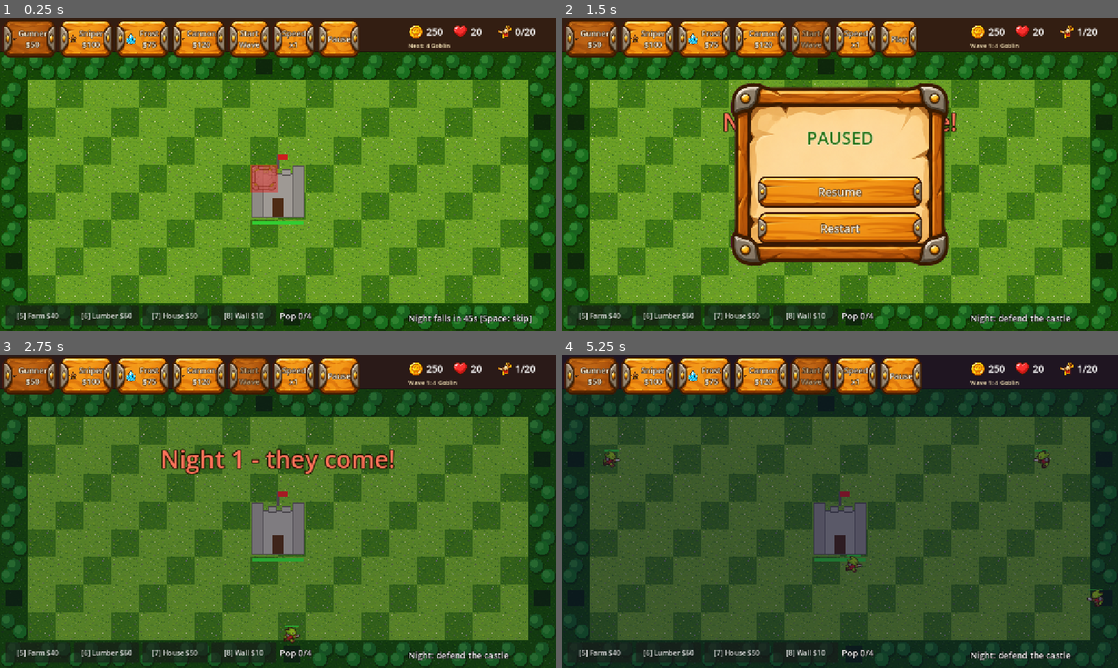
Above: before the commit, frames 1-4 (two rows, left to right).
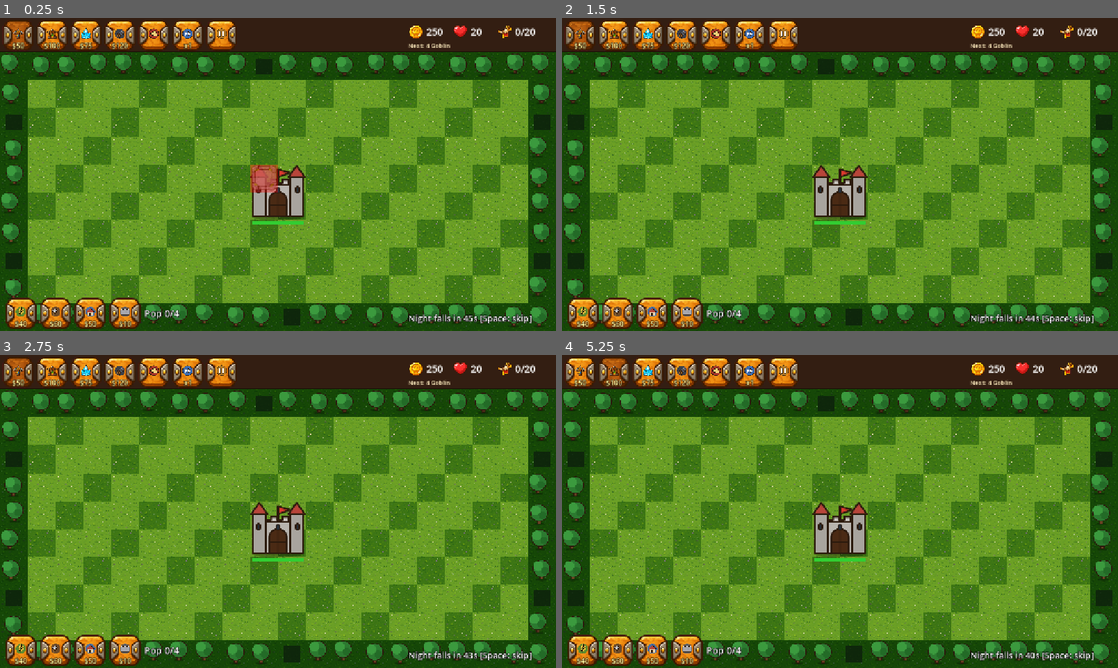
Above: after the commit, the same moments.

Repository: Sosakpanha/Tower-defence
Game: Godot game, scene res://main.tscn
The game is run twice, just before and just after one commit, with the same random seed, the same clock (stepped at 60 frames per second) and the same inputs.
Inputs (mouse positions are in pixels of both pictures, inside the frame that each line leads up to):
- Up to frame 1 (0.25 s): no input
- Up to frame 2 (1.5 s): click (901, 39) at 0.5 s, where only the run before the commit has a clickable "Pause"; click (812, 39) at 1.25 s, where only the run before the commit has a clickable "Start Wave"
- Up to frame 3 (2.75 s): click (339, 376) at 2 s, where only the run before the commit has a clickable "Play"
- Up to frame 4 (5.25 s): click (589, 376) at 2.75 s, where only the run before the commit has a clickable "Gunner $50"; click (578, 373) at 3.5 s, where only the run after the commit has a clickable "$50"; click (645, 376) at 4.25 s, where only the run before the commit has a clickable "Sniper $100"; click (612, 373) at 5 s, where only the run after the commit has a clickable "$100"

The runs differ from the first frame. In frame 1, 18% of the frame differs, in the area x 0-100%, y 1-100%; in frame 2, 38%; in frame 3, 63%; in frame 4, 92%, in the area x 0-100%, y 0-100%.

Commit message:
Icon-only buttons with hover tooltips; SVG art for castle, buildings, trees, icons; remove stale worktrees
Co-Authored-By: Claude Sonnet 5.5 <noreply@anthropic.com>

Diff:
--- /dev/null
+++ b/assets/art/castle.svg
@@ -0,0 +1,9 @@
+<svg xmlns="http://www.w3.org/2000/svg" width="128" height="128" viewBox="0 0 128 128"><g stroke="#2b1a0d" stroke-width="4" stroke-linejoin="round" stroke-linecap="round"><ellipse cx="64" cy="122" rx="58" ry="8" fill="#000" opacity=".28" stroke="none"/>
+<rect x="22" y="48" width="84" height="72" fill="#b8b4ae"/>
+<path d="M22 48V36h14v8h12v-8h14v8h12v-8h14v8h12v-8h6v12z" fill="#c9c5bf"/>
+<rect x="6" y="28" width="30" height="92" fill="#a8a49e"/><rect x="92" y="28" width="30" height="92" fill="#a8a49e"/>
+<path d="M2 30 21 4 40 30zM88 30 107 4 126 30z" fill="#b8453a"/>
+<path d="M64 48V12" stroke-width="4"/><path d="M64 12 92 20 64 30z" fill="#d93a2e"/>
+<path d="M44 120V84a20 20 0 0 1 40 0v36z" fill="#4a2a14"/><path d="M64 66v54M44 94h40" stroke-width="2"/>
+<rect x="15" y="52" width="8" height="14" rx="4" fill="#26303a"/><rect x="105" y="52" width="8" height="14" rx="4" fill="#26303a"/>
+<rect x="60" y="54" width="8" height="12" rx="4" fill="#26303a" stroke-width="2"/></g></svg>
--- /dev/null
+++ b/assets/art/farm.svg
@@ -0,0 +1,6 @@
+<svg xmlns="http://www.w3.org/2000/svg" width="128" height="128" viewBox="0 0 128 128"><g stroke="#2b1a0d" stroke-width="4" stroke-linejoin="round" stroke-linecap="round"><ellipse cx="64" cy="114" rx="44" ry="8" fill="#000" opacity=".28" stroke="none"/>
+<rect x="12" y="30" width="104" height="80" rx="8" fill="#8a5a2b"/>
+<g stroke="none"><rect x="18" y="36" width="92" height="14" fill="#e3c34a"/><rect x="18" y="54" width="92" height="14" fill="#c9a83a"/>
+<rect x="18" y="72" width="92" height="14" fill="#e3c34a"/><rect x="18" y="90" width="92" height="14" fill="#c9a83a"/></g>
+<g stroke-width="3" fill="none" stroke="#8c6d1c"><path d="M30 38v10M50 38v10M70 38v10M90 38v10M40 56v10M60 56v10M80 56v10M100 56v10M30 74v10M50 74v10M70 74v10M90 74v10"/></g>
+<circle cx="100" cy="30" r="0"/></g></svg>
--- /dev/null
+++ b/assets/art/house.svg
@@ -0,0 +1,6 @@
+<svg xmlns="http://www.w3.org/2000/svg" width="128" height="128" viewBox="0 0 128 128"><g stroke="#2b1a0d" stroke-width="4" stroke-linejoin="round" stroke-linecap="round"><ellipse cx="64" cy="114" rx="44" ry="8" fill="#000" opacity=".28" stroke="none"/>
+<rect x="18" y="52" width="92" height="58" rx="4" fill="#e8d4b0"/>
+<path d="M8 58 64 12 120 58z" fill="#b8453a"/><path d="M24 58 64 24 104 58" fill="none" stroke="#d6685b" stroke-width="3"/>
+<rect x="54" y="74" width="22" height="36" rx="3" fill="#5a3418"/>
+<rect x="26" y="68" width="18" height="18" fill="#9fd4ee"/><rect x="84" y="68" width="18" height="18" fill="#9fd4ee"/>
+<rect x="88" y="22" width="12" height="22" fill="#8a8a8a"/></g></svg>
--- /dev/null
+++ b/assets/art/icon_cannon.svg
@@ -0,0 +1,4 @@
+<svg xmlns="http://www.w3.org/2000/svg" width="128" height="128" viewBox="0 0 128 128"><g stroke="#2b1a0d" stroke-width="4" stroke-linejoin="round" stroke-linecap="round"><circle cx="64" cy="64" r="52" fill="#3a3f4a" stroke="none"/>
+<g transform="rotate(-35 64 70)"><rect x="30" y="52" width="70" height="32" rx="8" fill="#5b616e"/><rect x="88" y="48" width="18" height="40" rx="5" fill="#7a808d"/></g>
+<circle cx="52" cy="86" r="20" fill="#8a5a2b"/><circle cx="52" cy="86" r="7" fill="#c89a5c"/>
+<circle cx="104" cy="30" r="9" fill="#ff8a2a" stroke="none"/></g></svg>
--- /dev/null
+++ b/assets/art/icon_farm.svg
@@ -0,0 +1,3 @@
+<svg xmlns="http://www.w3.org/2000/svg" width="128" height="128" viewBox="0 0 128 128"><g stroke="#2b1a0d" stroke-width="4" stroke-linejoin="round" stroke-linecap="round"><circle cx="64" cy="64" r="52" fill="#5e8a2e" stroke="none"/>
+<path d="M64 108V40" stroke-width="5"/><g fill="#e8c640"><ellipse cx="50" cy="46" rx="9" ry="16" transform="rotate(-25 50 46)"/><ellipse cx="78" cy="46" rx="9" ry="16" transform="rotate(25 78 46)"/>
+<ellipse cx="50" cy="72" rx="9" ry="16" transform="rotate(-25 50 72)"/><ellipse cx="78" cy="72" rx="9" ry="16" transform="rotate(25 78 72)"/><ellipse cx="64" cy="26" rx="9" ry="16"/></g></g></svg>
--- /dev/null
+++ b/assets/art/icon_horn.svg
@@ -0,0 +1 @@
+<svg xmlns="http://www.w3.org/2000/svg" width="128" height="128" viewBox="0 0 128 128"><g stroke="#2b1a0d" stroke-width="4" stroke-linejoin="round" stroke-linecap="round"><circle cx="64" cy="64" r="52" fill="#a8342a"/><path d="M30 56 84 30 98 90 30 76z" fill="#f2d27a"/><path d="M98 44l14-8M100 62h16M98 80l14 8" fill="none" stroke-width="4"/></g></svg>
--- /dev/null
+++ b/assets/art/icon_house.svg
@@ -0,0 +1,2 @@
+<svg xmlns="http://www.w3.org/2000/svg" width="128" height="128" viewBox="0 0 128 128"><g stroke="#2b1a0d" stroke-width="4" stroke-linejoin="round" stroke-linecap="round"><circle cx="64" cy="64" r="52" fill="#4a6fa5" stroke="none"/>
+<rect x="30" y="62" width="68" height="40" fill="#e8d4b0"/><path d="M20 66 64 26 108 66z" fill="#b8453a"/><rect x="54" y="78" width="20" height="24" fill="#5a3418"/></g></svg>
--- /dev/null
+++ b/assets/art/icon_lumber.svg
@@ -0,0 +1,3 @@
+<svg xmlns="http://www.w3.org/2000/svg" width="128" height="128" viewBox="0 0 128 128"><g stroke="#2b1a0d" stroke-width="4" stroke-linejoin="round" stroke-linecap="round"><circle cx="64" cy="64" r="52" fill="#6b4a2a" stroke="none"/>
+<rect x="56" y="30" width="16" height="74" rx="4" fill="#a0713c" transform="rotate(35 64 64)"/>
+<path d="M30 40 70 36 82 62 40 70z" fill="#c8ccd2" transform="rotate(-20 56 52)"/></g></svg>
--- /dev/null
+++ b/assets/art/icon_pause.svg
@@ -0,0 +1 @@
+<svg xmlns="http://www.w3.org/2000/svg" width="128" height="128" viewBox="0 0 128 128"><g stroke="#2b1a0d" stroke-width="4" stroke-linejoin="round" stroke-linecap="round"><circle cx="64" cy="64" r="52" fill="#b07a2a"/><rect x="40" y="36" width="16" height="56" rx="3" fill="#fff"/><rect x="72" y="36" width="16" height="56" rx="3" fill="#fff"/></g></svg>
--- /dev/null
+++ b/assets/art/icon_play.svg
@@ -0,0 +1 @@
+<svg xmlns="http://www.w3.org/2000/svg" width="128" height="128" viewBox="0 0 128 128"><g stroke="#2b1a0d" stroke-width="4" stroke-linejoin="round" stroke-linecap="round"><circle cx="64" cy="64" r="52" fill="#3a8a4a"/><path d="M50 36 94 64 50 92z" fill="#fff"/></g></svg>
--- /dev/null
+++ b/assets/art/icon_speed.svg
@@ -0,0 +1 @@
+<svg xmlns="http://www.w3.org/2000/svg" width="128" height="128" viewBox="0 0 128 128"><g stroke="#2b1a0d" stroke-width="4" stroke-linejoin="round" stroke-linecap="round"><circle cx="64" cy="64" r="52" fill="#3a6ab0"/><path d="M32 38 62 64 32 90zM64 38 94 64 64 90z" fill="#fff"/></g></svg>
--- /dev/null
+++ b/assets/art/icon_wall.svg
@@ -0,0 +1,3 @@
+<svg xmlns="http://www.w3.org/2000/svg" width="128" height="128" viewBox="0 0 128 128"><g stroke="#2b1a0d" stroke-width="4" stroke-linejoin="round" stroke-linecap="round"><circle cx="64" cy="64" r="52" fill="#6b6b72" stroke="none"/>
+<rect x="24" y="40" width="80" height="54" fill="#a8a8ae"/><path d="M24 40V28h16v12M56 40V28h16v12M88 40V28h16v12" fill="#c4c4ca"/>
+<path d="M24 58h80M24 76h80M50 40v18M78 58v18M44 76v18" fill="none" stroke-width="3"/></g></svg>
--- /dev/null
+++ b/assets/art/lumber.svg
@@ -0,0 +1,6 @@
+<svg xmlns="http://www.w3.org/2000/svg" width="128" height="128" viewBox="0 0 128 128"><g stroke="#2b1a0d" stroke-width="4" stroke-linejoin="round" stroke-linecap="round"><ellipse cx="64" cy="114" rx="44" ry="8" fill="#000" opacity=".28" stroke="none"/>
+<rect x="14" y="52" width="100" height="58" rx="6" fill="#9a6a38"/>
+<path d="M6 56 64 14 122 56z" fill="#6b3f22"/><path d="M26 56 64 26 102 56" fill="none" stroke="#8d5a33" stroke-width="3"/>
+<rect x="52" y="76" width="24" height="34" fill="#4a2a14"/>
+<g fill="#d9a35c"><circle cx="26" cy="100" r="9"/><circle cx="102" cy="100" r="9"/><circle cx="102" cy="82" r="9"/></g>
+<g fill="#f0c98a" stroke-width="2"><circle cx="26" cy="100" r="4"/><circle cx="102" cy="100" r="4"/><circle cx="102" cy="82" r="4"/></g></g></svg>
--- /dev/null
+++ b/assets/art/tree.svg
@@ -0,0 +1,3 @@
+<svg xmlns="http://www.w3.org/2000/svg" width="128" height="128" viewBox="0 0 128 128"><g stroke="#2b1a0d" stroke-width="4" stroke-linejoin="round" stroke-linecap="round"><ellipse cx="64" cy="116" rx="30" ry="7" fill="#000" opacity=".25" stroke="none"/>
+<rect x="56" y="82" width="16" height="32" fill="#6b4423"/>
+<circle cx="64" cy="58" r="44" fill="#2c7a30"/><circle cx="46" cy="44" r="26" fill="#3b9a3e" stroke="none"/><circle cx="82" cy="70" r="20" fill="#236b27" stroke="none"/></g></svg>
--- /dev/null
+++ b/assets/art/wall.svg
@@ -0,0 +1,4 @@
+<svg xmlns="http://www.w3.org/2000/svg" width="128" height="128" viewBox="0 0 128 128"><g stroke="#2b1a0d" stroke-width="4" stroke-linejoin="round" stroke-linecap="round"><ellipse cx="64" cy="114" rx="46" ry="8" fill="#000" opacity=".28" stroke="none"/>
+<rect x="8" y="30" width="112" height="80" rx="4" fill="#9a9a9e"/>
+<path d="M8 50h112M8 70h112M8 90h112M36 30v20M72 30v20M100 50v20M30 70v20M66 70v20M92 90v20M44 90v20" fill="none" stroke-width="3" stroke="#5d5d62"/>
+<path d="M8 30V18h20v12M54 30V18h20v12M100 30V18h20v12" fill="#b4b4b8"/></g></svg>
--- a/tools/screenshot_test.gd
+++ b/tools/screenshot_test.gd
@@ -44,7 +44,7 @@
 			m.upgrade_selected(); m.upgrade_selected(); m.upgrade_selected()  # 3rd refused: max level
 			print("UPGRADE level=", m.towers[Vector2i(3, 1)].level, " spent_gold=", g - m.gold, " btn=", m.hud.upgrade_btn.text, " sell=", m.hud.sell_btn.text)
 			m.cycle_speed()
-			print("SPEED ", Engine.time_scale, " ", m.hud.speed_button.text)
+			print("SPEED ", Engine.time_scale, " ", m.hud.speed_button.caption.text)
 			wait = 4; step = 1
 		1:
 			shot("01_upgrade_panel")
--- a/ui/build_menu.gd
+++ b/ui/build_menu.gd
@@ -11,24 +11,22 @@
 
 func _ready() -> void:
 	var bar := HBoxContainer.new()
-	bar.position = Vector2(12, Config.SCREEN.y - 58)
+	bar.position = Vector2(12, Config.SCREEN.y - UiStyle.TOUCH_H - 4)
 	bar.add_theme_constant_override("separation", 8)
 	add_child(bar)
 	var keys := Buildings.TYPES.keys()
 	for i in keys.size():
 		var k: String = keys[i]
 		var t: Dictionary = Buildings.TYPES[k]
-		var b := Button.new()
-		b.text = "[%d] %s $%d" % [i + 1 + Tower.TYPES.size(), t.name, t.cost]
-		b.custom_minimum_size = Vector2(150, 46)
-		b.focus_mode = Control.FOCUS_NONE
+		var tip := "%s  $%d\n[%d] key" % [t.name, t.cost, i + 1 + Tower.TYPES.size()]
+		var b := IconButton.new().setup(k, tip, "$%d" % t.cost)
 		b.pressed.connect(building_chosen.emit.bind(k))
 		bar.add_child(b)
 		buttons[k] = b
-	pop_label.add_theme_font_size_override("font_size", 20)
+	pop_label.add_theme_font_size_override("font_size", 22)
 	pop_label.add_theme_color_override("font_outline_color", Color.BLACK)
 	pop_label.add_theme_constant_override("outline_size", 5)
-	pop_label.custom_minimum_size = Vector2(120, 46)
+	pop_label.custom_minimum_size = Vector2(120, UiStyle.TOUCH_H)
 	pop_label.vertical_alignment = VERTICAL_ALIGNMENT_CENTER
 	bar.add_child(pop_label)
 
@@ -40,4 +38,6 @@
 ## `kind` = building type being placed, or "" when a tower is selected.
 func highlight(kind: String) -> void:
 	for k in buttons:
-		(buttons[k] as Button).modulate = Color(1.0, 1.0, 0.5) if k == kind else Color.WHITE
+		var st := UiStyle.pressed() if k == kind else UiStyle.normal()
+		(buttons[k] as Button).add_theme_stylebox_override("normal", st)
+		(buttons[k] as Button).add_theme_stylebox_override("hover", st)
--- a/ui/hud.gd
+++ b/ui/hud.gd
@@ -12,9 +12,9 @@
 signal restart_pressed
 
 var tower_buttons := {}
-var wave_button := Button.new()
-var speed_button := Button.new()
-var pause_button := Button.new()
+var wave_button := IconButton.new()
+var speed_button := IconButton.new()
+var pause_button := IconButton.new()
 var gold_label := Label.new()
 var lives_label := Label.new()
 var wave_label := Label.new()
@@ -45,7 +45,7 @@
 
 
 func set_speed(multiplier: float) -> void:
-	speed_button.text = "Speed\nx%d" % int(multiplier)
+	speed_button.caption.text = "x%d" % int(multiplier)
 
 
 func set_preview(text: String) -> void:
@@ -87,7 +87,7 @@
 		overlay.show_overlay("PAUSED", true, true)
 	else:
 		overlay.visible = false
-	pause_button.text = "Play" if paused else "Pause"
+	pause_button.icon = IconButton.icon_for("play" if paused else "pause")
 
 
 # ---------------------------------------------------------------- Building the UI
@@ -97,33 +97,21 @@
 	bar.add_theme_constant_override("separation", 6)
 	add_child(bar)
 	var keys := Tower.TYPES.keys()
-	for i in keys.size():
-		var k: String = keys[i]
+	for k in keys:
 		var t: Dictionary = Tower.TYPES[k]
-		var b := Button.new()
-		b.text = "%s\n$%d" % [t.name, t.cost]
-		b.custom_minimum_size = Vector2(124, UiStyle.TOUCH_H)
-		b.icon = load("res://assets/ui/icons/%s.png" % t.get("art", k))
-		b.expand_icon = true
-		b.add_theme_constant_override("icon_max_width", 28)
-		UiStyle.style_button(b)
+		var b := IconButton.new().setup(t.get("art", k) if k != "cannon" else k, "%s  $%d\n[%d] key" % [t.name, t.cost, keys.find(k) + 1], "$%d" % t.cost)
 		b.pressed.connect(tower_chosen.emit.bind(k))
 		bar.add_child(b)
 		tower_buttons[k] = b
-	wave_button.text = "Start\nWave"
-	wave_button.custom_minimum_size = Vector2(96, UiStyle.TOUCH_H)
-	UiStyle.style_button(wave_button)
-	wave_button.pressed.connect(start_wave_pressed.emit)
-	bar.add_child(wave_button)
-	speed_button.custom_minimum_size = Vector2(88, UiStyle.TOUCH_H)
-	UiStyle.style_button(speed_button)
-	speed_button.pressed.connect(speed_pressed.emit)
-	bar.add_child(speed_button)
-	pause_button.text = "Pause"
-	pause_button.custom_minimum_size = Vector2(88, UiStyle.TOUCH_H)
-	UiStyle.style_button(pause_button)
-	pause_button.pressed.connect(pause_pressed.emit)
-	bar.add_child(pause_button)
+	_add_action(bar, wave_button, "horn", "Start wave now [Space]", start_wave_pressed)
+	_add_action(bar, speed_button, "speed", "Game speed [F]", speed_pressed)
+	_add_action(bar, pause_button, "pause", "Pause", pause_pressed)
+
+
+func _add_action(bar: Control, b: IconButton, icon_name: String, tip: String, sig: Signal) -> void:
+	b.setup(icon_name, tip)
+	b.pressed.connect(sig.emit)
+	bar.add_child(b)
 
 
 func _build_stats() -> void:
--- /dev/null
+++ b/ui/icon_button.gd
@@ -0,0 +1,34 @@
+## Square icon-only button: icon, optional small caption (cost), name shown as a hover tooltip.
+class_name IconButton
+extends Button
+
+var caption := Label.new()
+
+
+## `icon_name` is looked up as assets/art/icon_<name>.svg, then assets/ui/icons/<name>.png.
+static func icon_for(icon_name: String) -> Texture2D:
+	var svg := "res://assets/art/icon_%s.svg" % icon_name
+	return load(svg if ResourceLoader.exists(svg) else "res://assets/ui/icons/%s.png" % icon_name)
+
+
+func setup(icon_name: String, tip: String, cost_text := "") -> IconButton:
+	icon = icon_for(icon_name)
+	expand_icon = true
+	icon_alignment = HORIZONTAL_ALIGNMENT_CENTER
+	vertical_icon_alignment = VERTICAL_ALIGNMENT_TOP
+	tooltip_text = tip
+	custom_minimum_size = Vector2(UiStyle.TOUCH_H, UiStyle.TOUCH_H)
+	UiStyle.style_button(self)
+	add_theme_constant_override("icon_max_width", 44)
+	caption.set_anchors_and_offsets_preset(Control.PRESET_BOTTOM_WIDE)
+	caption.offset_top = -24
+	caption.offset_bottom = -2
+	caption.horizontal_alignment = HORIZONTAL_ALIGNMENT_CENTER
+	caption.mouse_filter = Control.MOUSE_FILTER_IGNORE
+	caption.add_theme_font_size_override("font_size", 16)
+	caption.add_theme_color_override("font_color", Color(1, 0.95, 0.6))
+	caption.add_theme_color_override("font_outline_color", Color(0.15, 0.08, 0.02))
+	caption.add_theme_constant_override("outline_size", 5)
+	caption.text = cost_text
+	add_child(caption)
+	return self
--- a/world/building.gd
+++ b/world/building.gd
@@ -4,6 +4,11 @@
 
 signal produced(amount: int, building: Building)
 signal destroyed(building: Building)
+
+const TEXTURES := {
+	"farm": preload("res://assets/art/farm.svg"), "lumber": preload("res://assets/art/lumber.svg"),
+	"house": preload("res://assets/art/house.svg"), "wall": preload("res://assets/art/wall.svg"),
+}
 
 var kind := "farm"
 var cell := Vector2i.ZERO
@@ -44,30 +49,7 @@
 
 
 func _draw() -> void:
-	var col: Color = stats.color
-	var dark := col.darkened(0.45)
-	match kind:
-		"farm":
-			draw_rect(Rect2(-26, -20, 52, 40), col)
-			for i in 4:
-				draw_line(Vector2(-26, -12 + i * 9), Vector2(26, -12 + i * 9), Color(0.45, 0.6, 0.15), 3.0)
-			draw_rect(Rect2(-26, -20, 52, 40), dark, false, 2.0)
-		"lumber":
-			draw_rect(Rect2(-24, -4, 48, 26), col)
-			draw_rect(Rect2(-24, -4, 48, 26), dark, false, 2.0)
-			draw_colored_polygon(PackedVector2Array([Vector2(-28, -4), Vector2(0, -26), Vector2(28, -4)]), Color(0.3, 0.2, 0.1))
-			for i in 3:
-				draw_circle(Vector2(-14 + i * 14, 12), 5.0, Color(0.7, 0.5, 0.25))
-		"house":
-			draw_rect(Rect2(-22, -6, 44, 28), col)
-			draw_rect(Rect2(-22, -6, 44, 28), dark, false, 2.0)
-			draw_colored_polygon(PackedVector2Array([Vector2(-27, -6), Vector2(0, -28), Vector2(27, -6)]), Color(0.35, 0.2, 0.15))
-			draw_rect(Rect2(-5, 6, 10, 16), Color(0.25, 0.14, 0.08))
-		_:
-			draw_rect(Rect2(-28, -28, 56, 56), col)
-			for y in [-14, 0, 14]:
-				draw_line(Vector2(-28, y), Vector2(28, y), dark, 2.0)
-			draw_rect(Rect2(-28, -28, 56, 56), dark, false, 3.0)
+	draw_texture_rect(TEXTURES[kind], Rect2(-32, -32, 64, 64), false)
 	if hp < max_hp:
 		draw_rect(Rect2(-24, 28, 48, 5), Color(0, 0, 0, 0.6))
 		draw_rect(Rect2(-24, 28, 48 * clampf(hp / max_hp, 0, 1), 5), Color.LIME_GREEN)
--- a/world/castle.gd
+++ b/world/castle.gd
@@ -4,6 +4,8 @@
 
 signal damaged(hp: int)
 signal destroyed
+
+const TEX := preload("res://assets/art/castle.svg")
 
 var hp := Config.CASTLE_HP
 
@@ -24,19 +26,7 @@
 
 func _draw() -> void:
 	var sz := Vector2(Config.CASTLE_RECT.size * Config.TILE)
-	var stone := Color(0.62, 0.6, 0.58)
-	var dark := Color(0.35, 0.33, 0.32)
-	draw_rect(Rect2(6, 22, sz.x - 12, sz.y - 28), stone)
-	draw_rect(Rect2(6, 22, sz.x - 12, sz.y - 28), dark, false, 3.0)
-	for i in 4:  # battlements
-		draw_rect(Rect2(10 + i * 32, 12, 18, 14), stone)
-		draw_rect(Rect2(10 + i * 32, 12, 18, 14), dark, false, 2.0)
-	for x in [4.0, sz.x - 30.0]:  # corner towers
-		draw_rect(Rect2(x, 4, 26, sz.y - 10), stone.darkened(0.1))
-		draw_rect(Rect2(x, 4, 26, sz.y - 10), dark, false, 3.0)
-	draw_rect(Rect2(sz.x / 2 - 14, sz.y - 50, 28, 44), Color(0.3, 0.17, 0.08))  # gate
-	draw_line(Vector2(sz.x / 2, 12), Vector2(sz.x / 2, -22), dark, 3.0)  # flag
-	draw_rect(Rect2(sz.x / 2, -22, 22, 14), Color(0.8, 0.12, 0.12))
+	draw_texture_rect(TEX, Rect2(Vector2.ZERO, sz), false)
 	var w := sz.x - 12
 	draw_rect(Rect2(6, sz.y + 4, w, 6), Color(0, 0, 0, 0.6))
 	draw_rect(Rect2(6, sz.y + 4, w * float(hp) / Config.CASTLE_HP, 6), Color.LIME_GREEN)
--- a/world/game_map.gd
+++ b/world/game_map.gd
@@ -4,6 +4,7 @@
 
 const TEX_GRASS := preload("res://assets/tiles/grass_a.png")
 const TEX_GRASS_B := preload("res://assets/tiles/grass_b.png")
+const TEX_TREE := preload("res://assets/art/tree.svg")
 
 
 func mouse_cell() -> Vector2i:
@@ -35,8 +36,4 @@
 	if c in Config.SPAWN_CELLS:
 		return
 	var h := (c.x * 73 + c.y * 31) % 5
-	for i in 2:
-		var p := r.position + Vector2(18 + (h + i * 2) % 3 * 14, 20 + i * 24)
-		draw_circle(p + Vector2(2, 4), 17, Color(0, 0, 0, 0.25))
-		draw_circle(p, 16, Color(0.1, 0.38 + 0.05 * i, 0.12))
-		draw_circle(p + Vector2(-4, -4), 9, Color(0.18, 0.5, 0.18))
+	draw_texture_rect(TEX_TREE, Rect2(r.position + Vector2(h * 3 - 6, h % 2 * 6 - 4), Vector2(56, 56)), false)
Not shown, added: assets/art/castle.svg.import
Not shown, added: assets/art/farm.svg.import
Not shown, added: assets/art/house.svg.import
Not shown, added: assets/art/icon_cannon.svg.import
Not shown, added: assets/art/icon_farm.svg.import
Not shown, added: assets/art/icon_horn.svg.import
Not shown, added: assets/art/icon_house.svg.import
Not shown, added: assets/art/icon_lumber.svg.import
Not shown, added: assets/art/icon_pause.svg.import
Not shown, added: assets/art/icon_play.svg.import
Not shown, added: assets/art/icon_speed.svg.import
Not shown, added: assets/art/icon_wall.svg.import
(and 5 more such lines)
